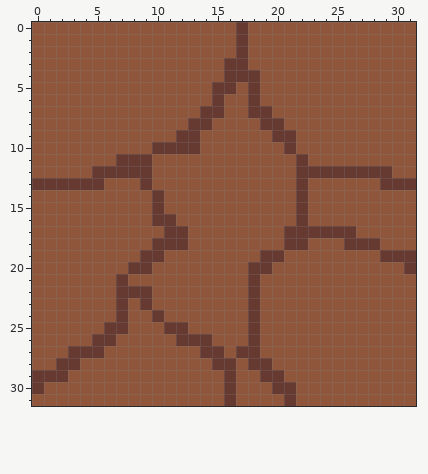
Two versions of one pixel-art file, Project/Project/img/wip/wall.aseprite. The picture above is the old version.
32x32 pixels, 1 frame.
Now the later version:
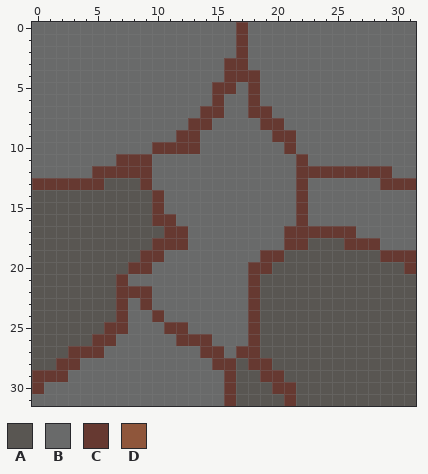
Palette (. is transparent): A #595652  B #696a6a  C #663931  D #8f563b
The edit:
Changed rows in their new state; - is an unchanged pixel.
first column x 0:
 0 BBBBBBBBBBBBBBBBB-BBBBBBBBBBBBBB
 1 BBBBBBBBBBBBBBBBB-BBBBBBBBBBBBBB
 2 BBBBBBBBBBBBBBBBB-BBBBBBBBBBBBBB
 3 BBBBBBBBBBBBBBBB--BBBBBBBBBBBBBB
 4 BBBBBBBBBBBBBBBB---BBBBBBBBBBBBB
 5 BBBBBBBBBBBBBBB--B-BBBBBBBBBBBBB
 6 BBBBBBBBBBBBBBB-BB-BBBBBBBBBBBBB
 7 BBBBBBBBBBBBBB--BB--BBBBBBBBBBBB
 8 BBBBBBBBBBBBB--BBBB--BBBBBBBBBBB
 9 BBBBBBBBBBBB--BBBBBB--BBBBBBBBBB
10 BBBBBBBBBB----BBBBBBB-BBBBBBBBBB
11 BBBBBBB---BBBBBBBBBBBB-BBBBBBBBB
12 BBBBB-----BBBBBBBBBBBB--------BB
13 ------AAA-BBBBBBBBBBBB-BBBBBB---
14 AAAAAAAAAA-BBBBBBBBBBB-BBBBBBBBB
15 AAAAAAAAAA-BBBBBBBBBBB-BBBBBBBBB
16 AAAAAAAAAA--BBBBBBBBBB-BBBBBBBBB
17 AAAAAAAAAAA--BBBBBBBB------BBBBB
18 AAAAAAAAAA---BBBBBBBB--AAA---BBB
19 AAAAAAAAA--BBBBBBBB--AAAAAAAA---
20 AAAAAAAA--BBBBBBBB--AAAAAAAAAAA-
21 AAAAAAA-BBBBBBBBBB-AAAAAAAAAAAAA
22 AAAAAAA---BBBBBBBB-AAAAAAAAAAAAA
23 AAAAAAA-B-BBBBBBBB-AAAAAAAAAAAAA
24 AAAAAAA-BB-BBBBBBB-AAAAAAAAAAAAA
25 AAAAAA--BBB--BBBBB-AAAAAAAAAAAAA
26 AAAAA--BBBBB---BBB-AAAAAAAAAAAAA
27 AAA---BBBBBBBB--B--AAAAAAAAAAAAA
28 AA--BBBBBBBBBBB--A--AAAAAAAAAAAA
29 ---BBBBBBBBBBBBB-AA--AAAAAAAAAAA
30 -BBBBBBBBBBBBBBB-AAA--AAAAAAAAAA
31 BBBBBBBBBBBBBBBB-AAAA-AAAAAAAAAA
